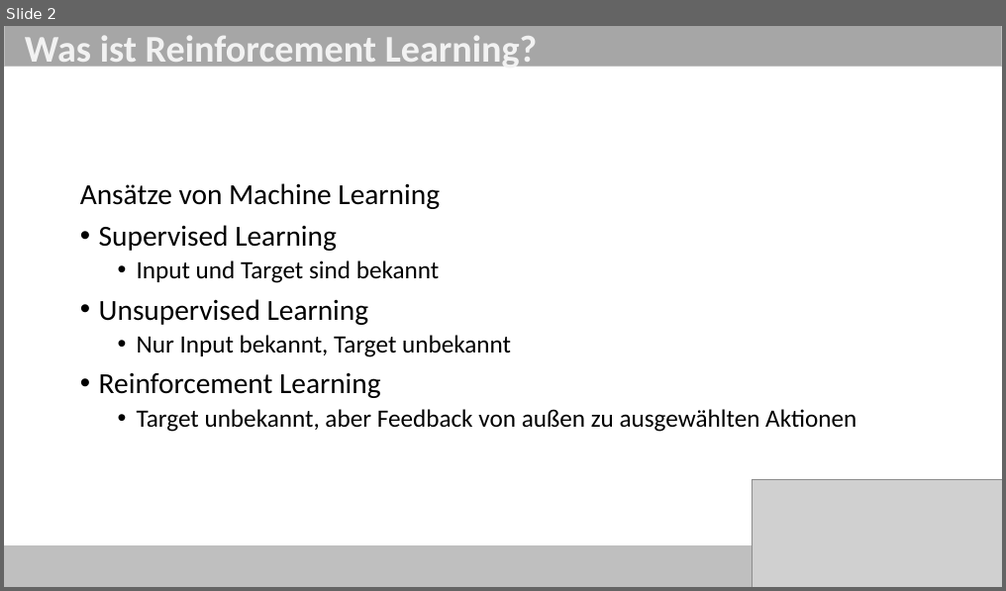
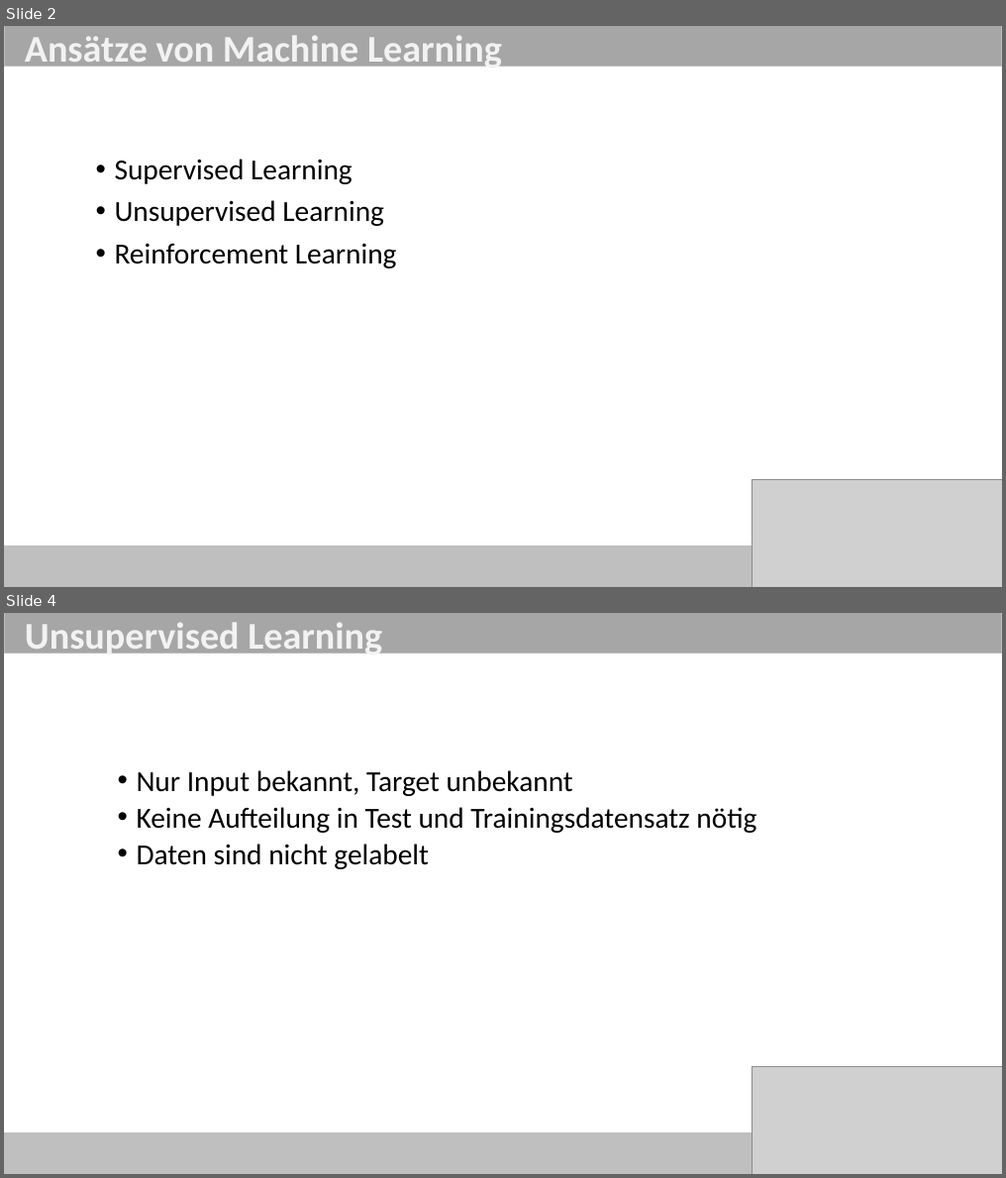
Before and after one commit to ob-algdatii-ss18/leistungsnachweis-firststeptoworlddomination, a slide deck: Reinforcement Learning.pptx. Shown one above the other, each under a label of ours: slide 2 before the commit, slides 2 and 4 after it; the slides between them are not shown. The pictures are 1006x591 and 1006x1178 pixels, drawn with LibreOffice and Linux fonts; fonts in the diff are those of the drawing; grey boxes stand for pictures. Boxes give left, top, right and bottom in pixels: in the first picture for what was removed or moved away, otherwise in the second. Text is boxed around its words. In the diff, an @@ line names an element or a change of style, - is before the commit and + after.

```diff
--- a/Reinforcement Learning.pptx
+++ b/Reinforcement Learning.pptx
@@ slide 4 added at (x1=4, y1=613, x2=1002, y2=1174), background #FFFFFF @@
@@ rectangle added at (x1=4, y1=613, x2=1002, y2=654), fill #A6A6A6, outline #BFBFBF 1 pt @@
@@ text added at (x1=25, y1=622, x2=382, y2=659), 36.3 pt, text #F2F2F2, bold @@
+Unsupervised Learning
@@ text added at (x1=137, y1=770, x2=756, y2=869), 28 pt, text #000000 @@
+  • Nur Input bekannt, Target unbekannt
+  • Keine Aufteilung in Test und Trainingsdatensatz nötig
+  • Daten sind nicht gelabelt
@@ picture added at (x1=751, y1=1066, x2=1002, y2=1174) @@
@@ rectangle added at (x1=4, y1=1134, x2=828, y2=1174), fill #BFBFBF, outline #BFBFBF 1 pt @@
@@ slide 2 changed as well @@
@@ text at (x1=25, y1=35, x2=502, y2=72): text changed @@
-Was ist Reinforcement Learning?
+Ansätze von Machine Learning
@@ text "Supervised Learning" moved from (x1=80, y1=183, x2=856, y2=432) to (x1=115, y1=159, x2=397, y2=269) @@
@@ text at (x1=80, y1=183, x2=440, y2=209): paragraph removed @@
-Ansätze von Machine Learning
@@ text at (x1=137, y1=261, x2=439, y2=283): paragraph removed @@
-  • Input und Target sind bekannt
@@ text at (x1=137, y1=335, x2=511, y2=358): paragraph removed @@
-  • Nur Input bekannt, Target unbekannt
@@ text at (x1=137, y1=409, x2=856, y2=432): paragraph removed @@
-  • Target unbekannt, aber Feedback von außen zu ausgewählten Aktionen
```
Also in this commit, not shown: 8 other slides changed, 1 other slide added.
